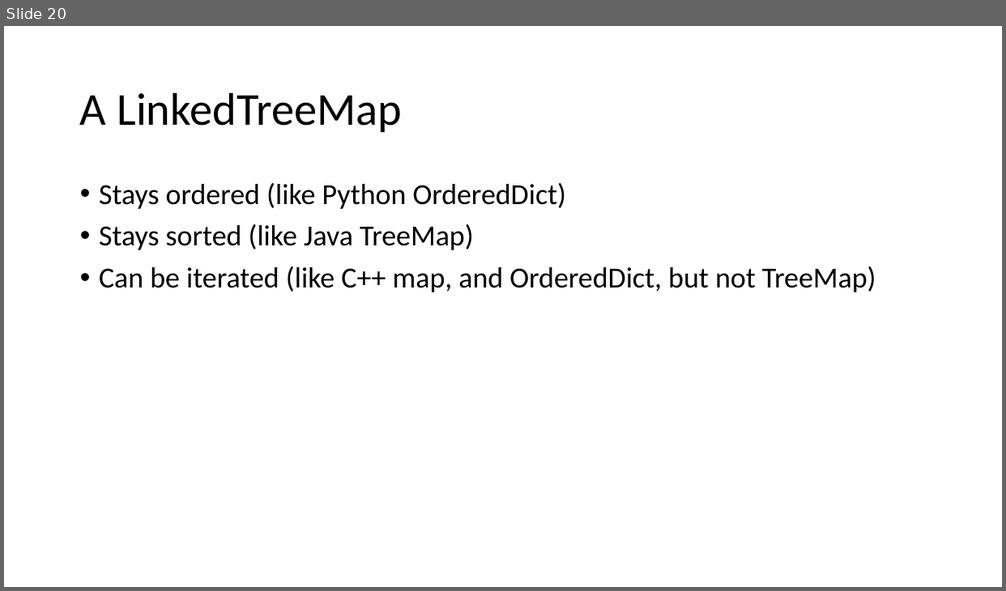
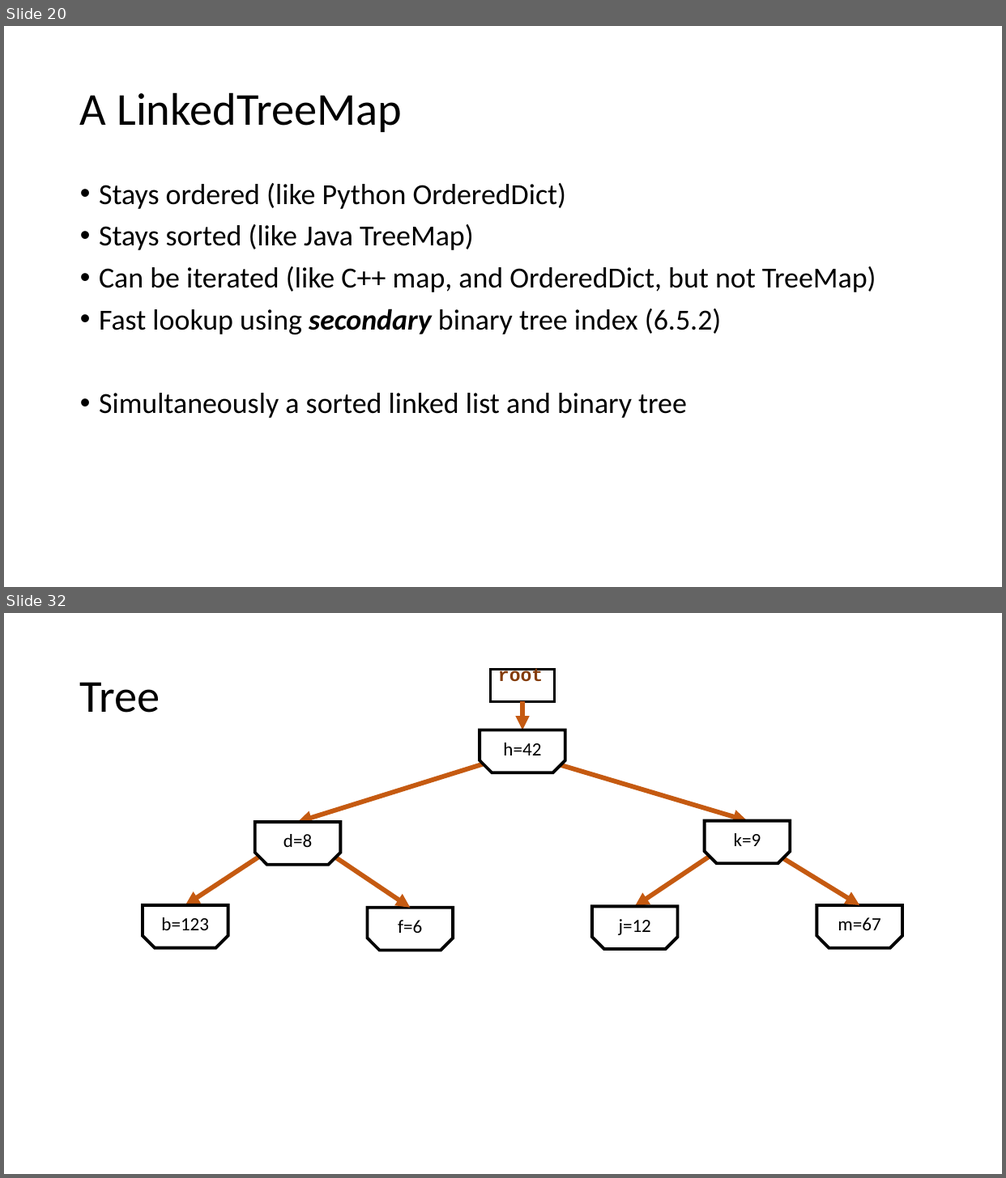
Before and after one commit to csev/cc4e, a slide deck: lectures/CC-05-Trees-Hash.pptx. Shown one above the other, each under a label of ours: slide 20 before the commit, slides 20 and 32 after it; the slides between them are not shown. The pictures are 1006x591 and 1006x1178 pixels, drawn with LibreOffice and Linux fonts; fonts in the diff are those of the drawing. Boxes give left, top, right and bottom in pixels: in the first picture for what was removed or moved away, otherwise in the second. Text is boxed around its words. In the diff, an @@ line names an element or a change of style, - is before the commit and + after.

```diff
--- a/lectures/CC-05-Trees-Hash.pptx
+++ b/lectures/CC-05-Trees-Hash.pptx
@@ slide 32 added at <box>4,613,1002,1174</box>, background #FFFFFF @@
@@ title added at <box>80,682,160,713</box>, 44 pt, text #000000 @@
+Tree
@@ rectangle added at <box>491,669,554,701</box>, outline #000000 2.25 pt, 18 pt, text #843C0B, bold @@
+root
@@ arrow added from (522, 701) to (522, 730), #C55A11 4.5 pt @@
@@ snip same rect added at <box>480,730,565,773</box>, fill #FFFFFF, outline #000000 3 pt, 18 pt, text #000000 @@
+h=42
@@ arrow added from (508, 756) to (297, 822), #C55A11 4.5 pt @@
@@ arrow added from (559, 764) to (748, 821), #C55A11 4.5 pt @@
@@ snip same rect added at <box>255,822,340,865</box>, fill #FFFFFF, outline #000000 3 pt, 18 pt, text #000000 @@
+d=8
@@ snip same rect added at <box>705,821,790,864</box>, fill #FFFFFF, outline #000000 3 pt, 18 pt, text #000000 @@
+k=9
@@ arrow added from (711, 855) to (635, 906), #C55A11 4.5 pt @@
@@ arrow added from (778, 855) to (859, 905), #C55A11 4.5 pt @@
@@ arrow added from (258, 857) to (185, 905), #C55A11 4.5 pt @@
@@ arrow added from (335, 857) to (411, 908), #C55A11 4.5 pt @@
@@ snip same rect added at <box>143,905,228,948</box>, fill #FFFFFF, outline #000000 3 pt, 18 pt, text #000000 @@
+b=123
@@ snip same rect added at <box>367,908,453,951</box>, fill #FFFFFF, outline #000000 3 pt, 18 pt, text #000000 @@
+f=6
@@ snip same rect added at <box>592,906,678,949</box>, fill #FFFFFF, outline #000000 3 pt, 18 pt, text #000000 @@
+j=12
@@ snip same rect added at <box>817,905,902,948</box>, fill #FFFFFF, outline #000000 3 pt, 18 pt, text #000000 @@
+m=67
@@ slide 20 changed as well @@
@@ text at <box>99,309,721,418</box>: paragraphs added @@
+• Fast lookup using secondary binary tree index (6.5.2)
+• Simultaneously a sorted linked list and binary tree
```
Also in this commit, not shown: 1 other slide changed, 14 other slides added, 1 slide removed, 1 other file.
